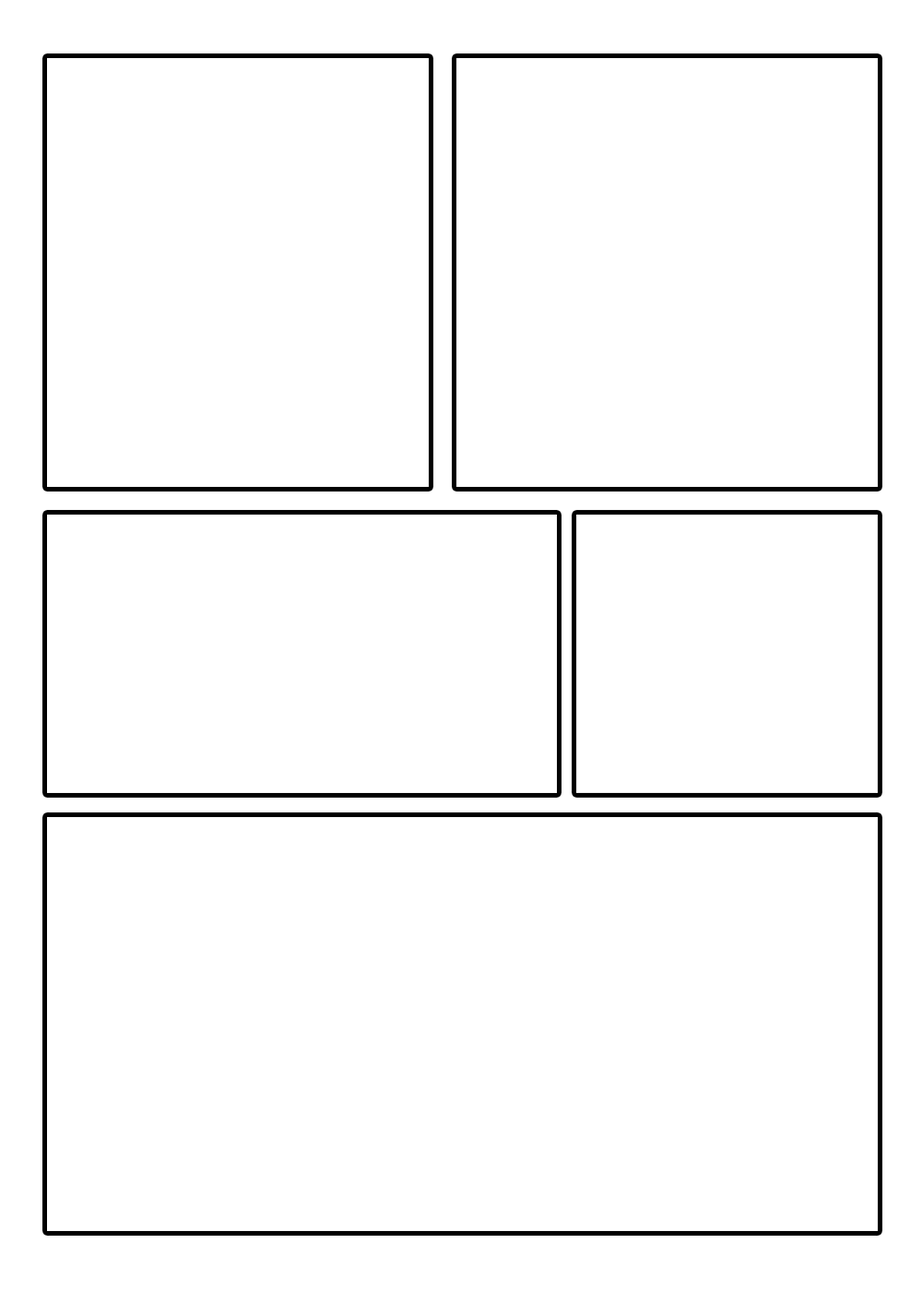
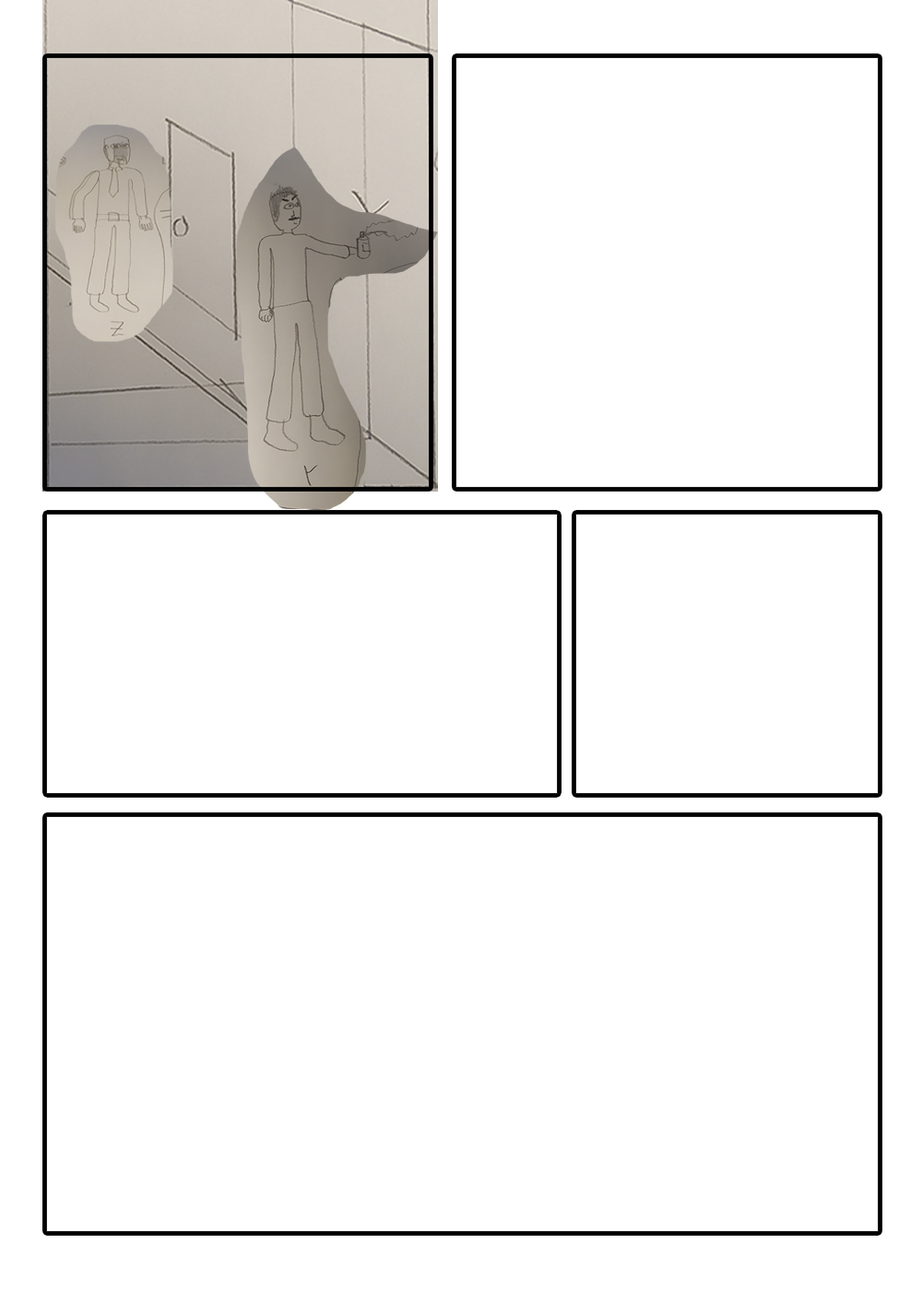
Layer changes from the first 922x1291 image to the second:
added group "Viñetas" with 6 layers above "Viñeta 8" over [42, 53, 880, 1233]
moved "Capa 2" into group "Viñetas", painted on it over [42, 53, 880, 492]
moved "Capa 1 copia 3" into group "Viñetas", painted on it over [46, 816, 880, 1233]
moved "Capa 1 copia 4" into group "Viñetas", painted on it over [575, 513, 880, 795]
moved "Capa 1 copia 2" into group "Viñetas", painted on it over [42, 510, 562, 798]
added group "Viñeta 7" with 3 layers above "Fondo" over [42, 0, 439, 511]
added layer "Capa 3" in group "Viñeta 7" over [236, 146, 439, 511]
added layer "1637832158670" (1st of 2, in "Viñeta 7") in group "Viñeta 7" over [55, 124, 174, 343]
added layer "1637832158670" (2nd of 2, in "Viñeta 7") in group "Viñeta 7" over [42, 0, 439, 492]
